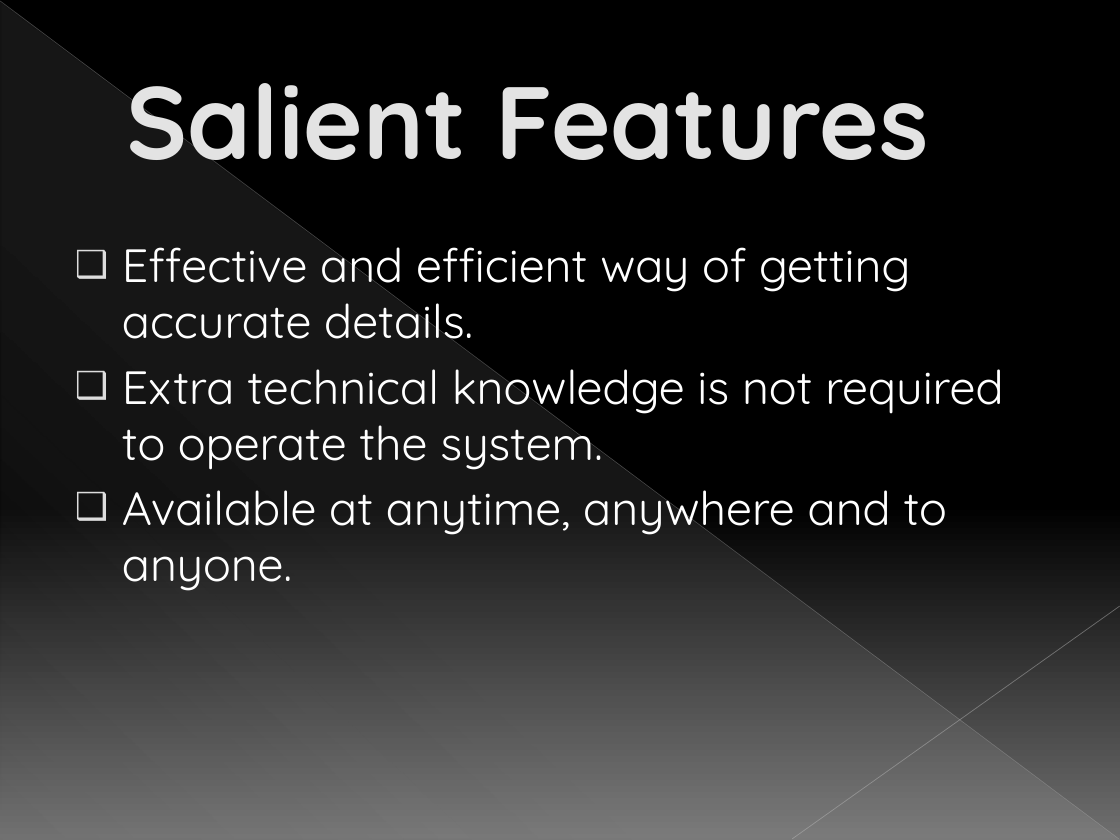
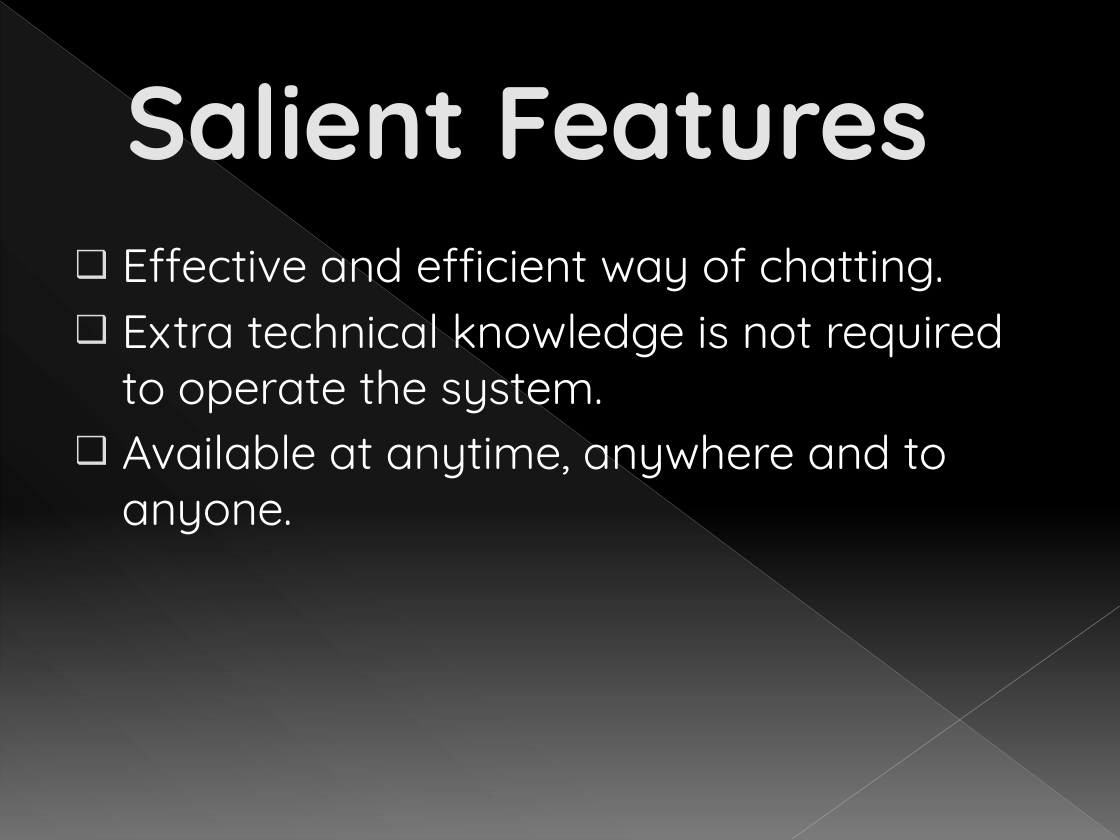
Before and after one commit to tf153/Gehu-Scholarship, a slide deck: slide 8 of Group 9 Poject Presentation.pptx (slide 10 before the commit). Drawn at 1120x840 pixels with LibreOffice and Linux fonts; fonts in the diff are those of the drawing. Boxes give left, top, right and bottom in pixels: in the first picture for what was removed or moved away, otherwise in the second. Text is boxed around its words. In the diff, an @@ line names an element or a change of style, - is before the commit and + after.

```diff
--- a/Group 9 Poject Presentation.pptx
+++ b/Group 9 Poject Presentation.pptx
@@ text at (122,241,943,295): text changed @@
-❑ Effective and efficient way of getting accurate details.
+❑ Effective and efficient way of chatting.
```
Also in this commit, not shown: 9 other slides changed, 2 slides added, 2 slides removed.
